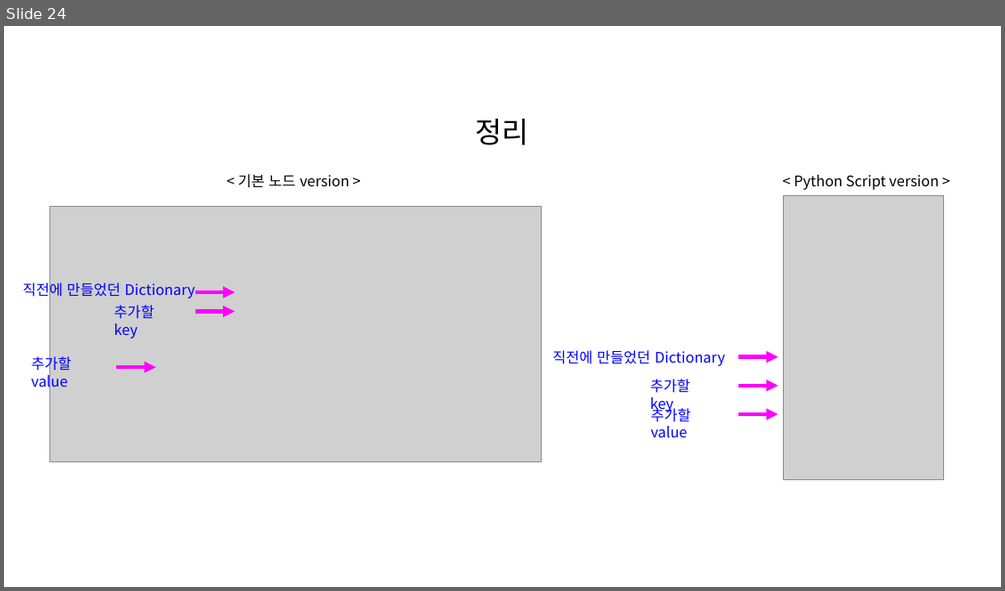
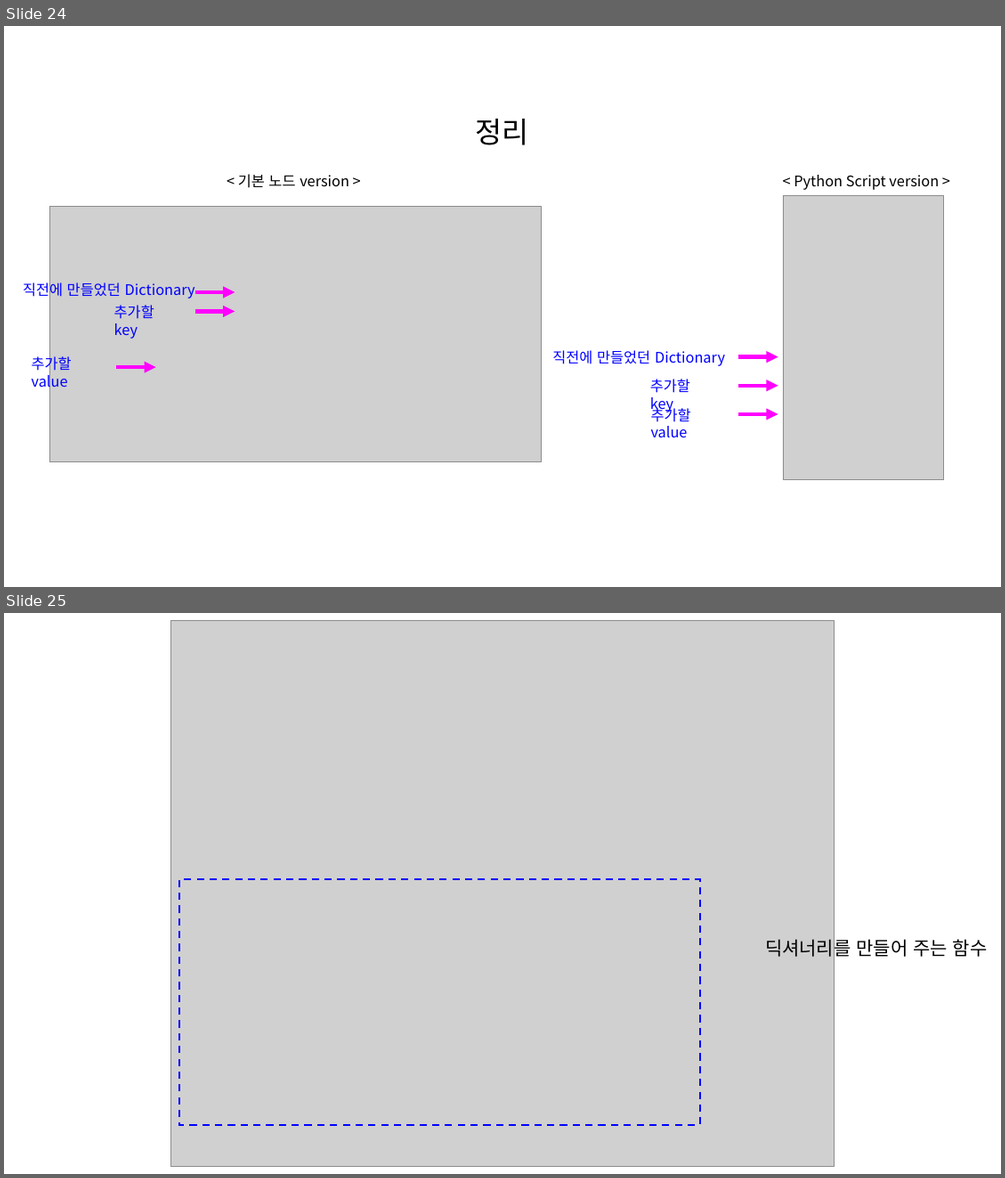
Before and after one commit to hnanmal/mQ, a slide deck: DynamoUserGroup/20221118_부산 세미나 준비/documentum/DynDict활용_발표자료.pptx. Shown one above the other, each under a label of ours: slide 24 before the commit, slides 24 and 25 after it. The pictures are 1005x591 and 1005x1178 pixels, drawn with LibreOffice and Linux fonts; fonts in the diff are those of the drawing; grey boxes stand for pictures. Boxes give left, top, right and bottom in pixels: in the first picture for what was removed or moved away, otherwise in the second. Text is boxed around its words. In the diff, an @@ line names an element or a change of style, - is before the commit and + after.

```diff
--- a/DynamoUserGroup/20221118_부산 세미나 준비/documentum/DynDict활용_발표자료.pptx
+++ b/DynamoUserGroup/20221118_부산 세미나 준비/documentum/DynDict활용_발표자료.pptx
@@ slide 25 added at (4,613,1001,1174), background #FFFFFF @@
@@ picture added at (170,620,834,1166) @@
@@ rectangle added at (179,879,699,1126), outline #0000FF 1.75 pt dashed @@
@@ text added at (765,937,987,960), 18 pt, text #000000 @@
+딕셔너리를 만들어 주는 함수
```
Also in this commit, not shown: 5 slides changed, 1 slide removed.
